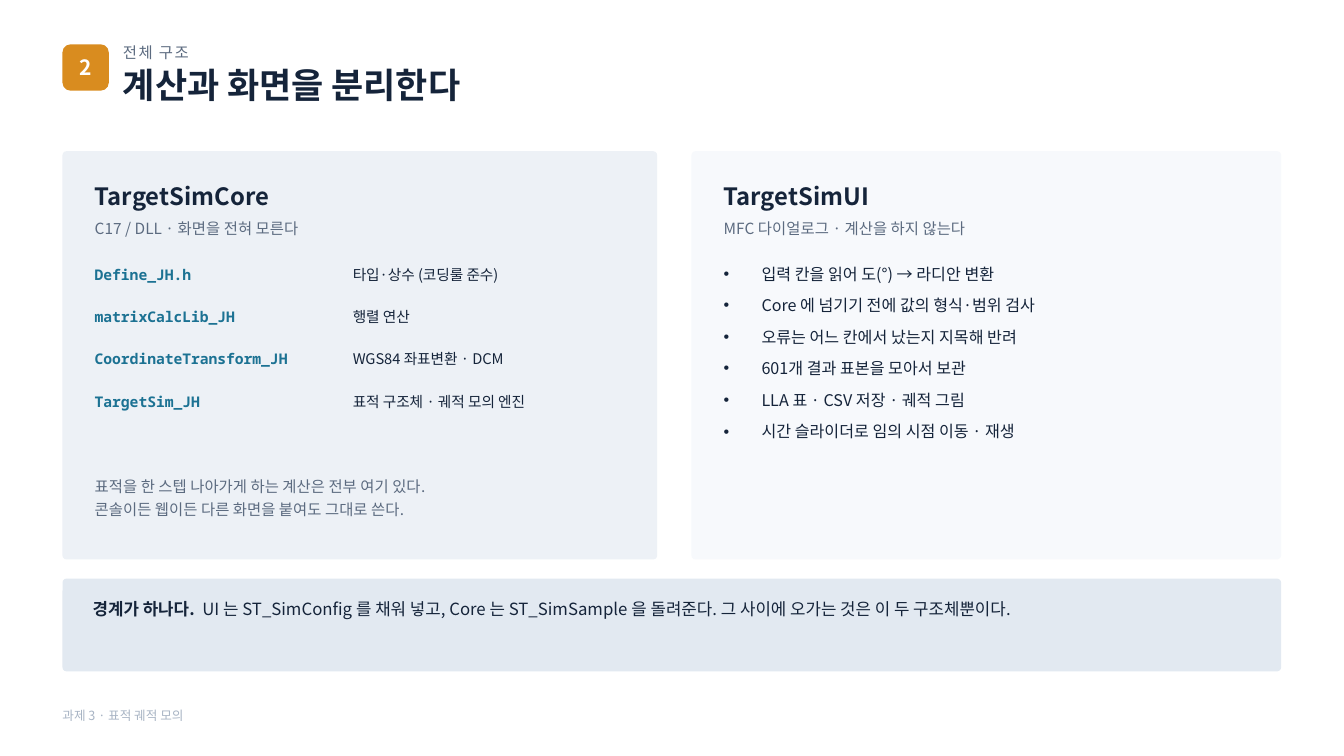
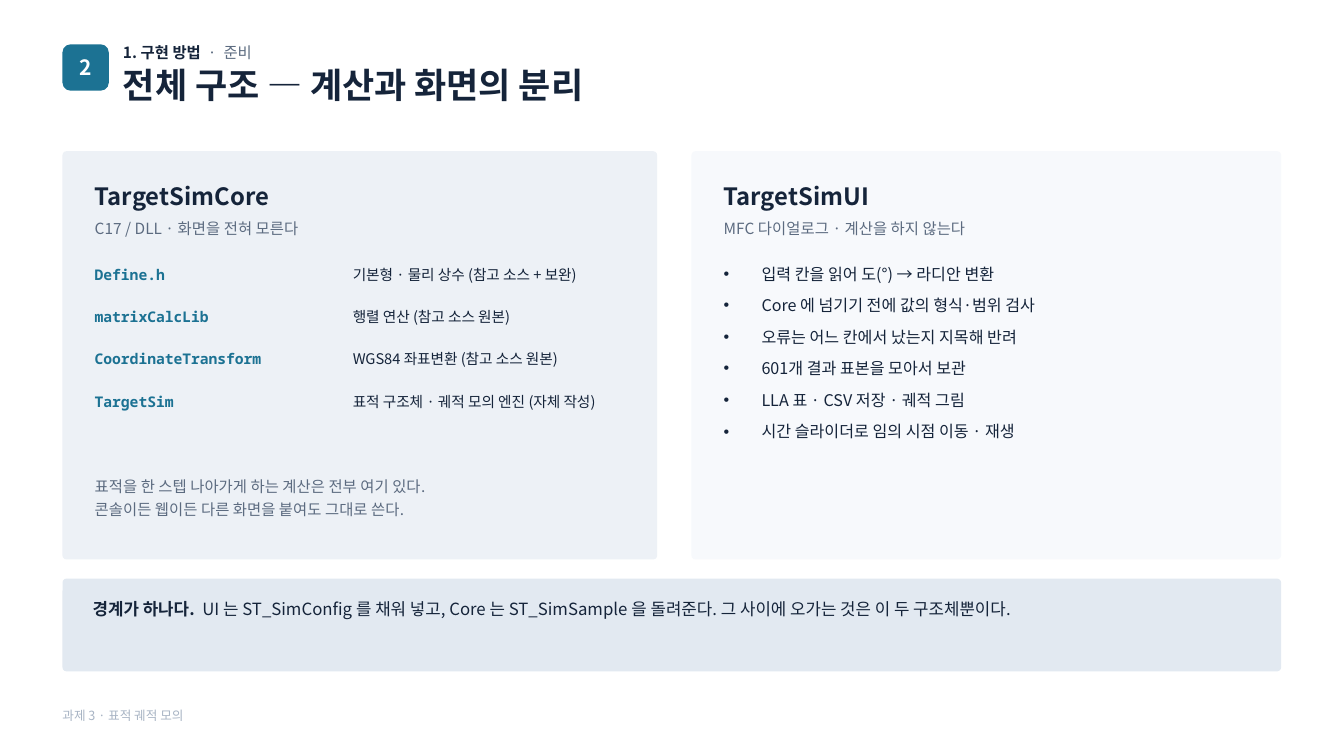
Before and after one commit to harley-hwan/radar-sw-study, a slide deck: slide 4 of Part3_TargetSim/ref/과제3_구현방법_시뮬레이션조건.pptx (slide 3 before the commit). Drawn at 1344x756 pixels with LibreOffice and Linux fonts; fonts in the diff are those of the drawing. Boxes give left, top, right and bottom in pixels: in the first picture for what was removed or moved away, otherwise in the second. Text is boxed around its words. In the diff, an @@ line names an element or a change of style, - is before the commit and + after.

```diff
--- a/Part3_TargetSim/ref/과제3_구현방법_시뮬레이션조건.pptx
+++ b/Part3_TargetSim/ref/과제3_구현방법_시뮬레이션조건.pptx
@@ rounded rectangle at bbox=[63, 44, 109, 91]: fill #D98C1F to #1C7293 @@
@@ text at bbox=[123, 45, 252, 60]: text changed; text colour #5C6B80 to #15243A; bold on @@
-전체 구조
+1. 구현 방법 · 준비
@@ text at bbox=[123, 68, 583, 101]: text changed @@
-계산과 화면을 분리한다
+전체 구조 — 계산과 화면의 분리
@@ text at bbox=[95, 268, 165, 280]: text changed @@
-Define_JH.h
+Define.h
@@ text at bbox=[353, 267, 577, 283]: text changed @@
-타입·상수 (코딩룰 준수)
+기본형 · 물리 상수 (참고 소스 + 보완)
@@ text at bbox=[95, 310, 209, 322]: text changed @@
-matrixCalcLib_JH
+matrixCalcLib
@@ text at bbox=[353, 309, 510, 325]: text changed @@
-행렬 연산
+행렬 연산 (참고 소스 원본)
@@ text at bbox=[95, 352, 262, 364]: text changed @@
-CoordinateTransform_JH
+CoordinateTransform
@@ text at bbox=[353, 352, 558, 367]: text changed @@
-WGS84 좌표변환 · DCM
+WGS84 좌표변환 (참고 소스 원본)
@@ text at bbox=[95, 395, 174, 411]: text changed @@
-TargetSim_JH
+TargetSim
@@ text at bbox=[353, 395, 596, 410]: text changed @@
-표적 구조체 · 궤적 모의 엔진
+표적 구조체 · 궤적 모의 엔진 (자체 작성)
```
Also in this commit, not shown: 12 other slides changed, 4 slides added, 43 other files.
